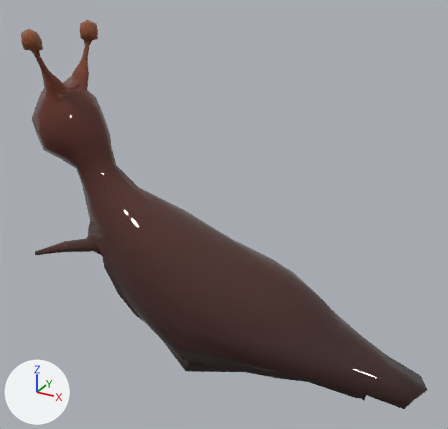
The FBX model Assets/3D/Slug/Slug.fbx, before and after one commit.
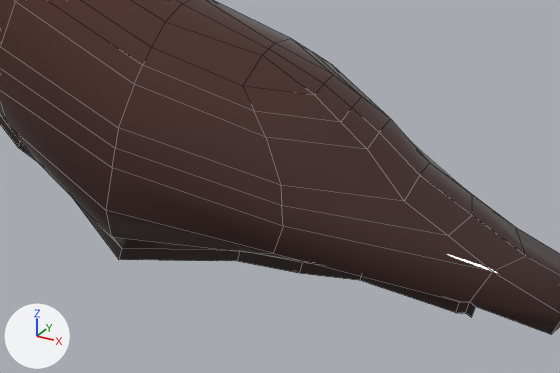
The first picture shows the older version from a 50 mm lens placed at (5.65, -7.86, 6.28), pointed at (1.33, 0.0, 2.35). The close-ups show both versions on the part from 28% to 91% of the width and 56% to 100% of the height of that picture. The axes (+X, +Y, +Z) are drawn at lower left. The lights are the same throughout. The close-ups show mesh edges as thin lines.

The older version as bpy lines, for what is in view:
```python
me_sphere_001 = bpy.data.meshes.new('Sphere.001')
me_sphere_001.from_pydata(...)  # 572 vertices, 572 faces; spans x -3.55..3.52, y -1.22..1.22, z -1.05..4.13
me_sphere_001.materials.append(mat_slug_mat)  # picture img_slugatlas_png
ob_slug = bpy.data.objects.new('Slug', me_sphere_001)
ob_slug.location = (1.216, -0.008, 0.94)
```
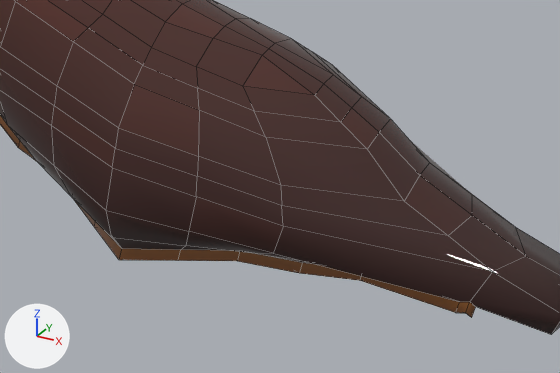
Edits to the scene script, one JSON object a line:
```json
{"block": "me_sphere_001", "where": "# used by ob_slug; location = (1.216, -0.008, 0.94)"}
{"op": "remove", "block": "me_sphere_001", "code": "me_sphere_001.from_pydata(...)  # 572 vertices, 572 faces; spans x -3.55..3.52, y -1.22..1.22, z -1.05..4.13"}
{"op": "add", "block": "me_sphere_001", "code": "me_sphere_001.from_pydata(...)  # 630 vertices, 628 faces; spans x -3.55..3.52, y -1.22..1.22, z -1.05..4.13"}
{"block": "me_sphere_001", "change": "me_sphere_001 part 1"}
{"block": "me_sphere_001", "change": "60 faces are deleted"}
{"block": "me_sphere_001", "change": "58 vertices are added at x -0.67..0.67, y -1.04..1.04, z -1.02..1.07"}
{"block": "me_sphere_001", "change": "116 new faces join them"}
{"block": "me_sphere_001", "change": "me_sphere_001 part 2: 128 kept faces spanning x -3.39..3.37, y -0.57..0.77, z -1.05..3.16 get new texture (UV) coordinates"}
```

What differs and where, as boxes (x1, y1, x2, y2) in the close-ups (560 x 373 px):
```json
{"part": 1, "of": "me_sphere_001", "change": "built on", "before": [0, 0, 291, 261], "after": [0, 0, 291, 261]}
{"part": 2, "of": "me_sphere_001", "change": "surface changed", "before": [0, 86, 476, 318], "after": [0, 86, 476, 318], "on screen": "black to brown"}
```
